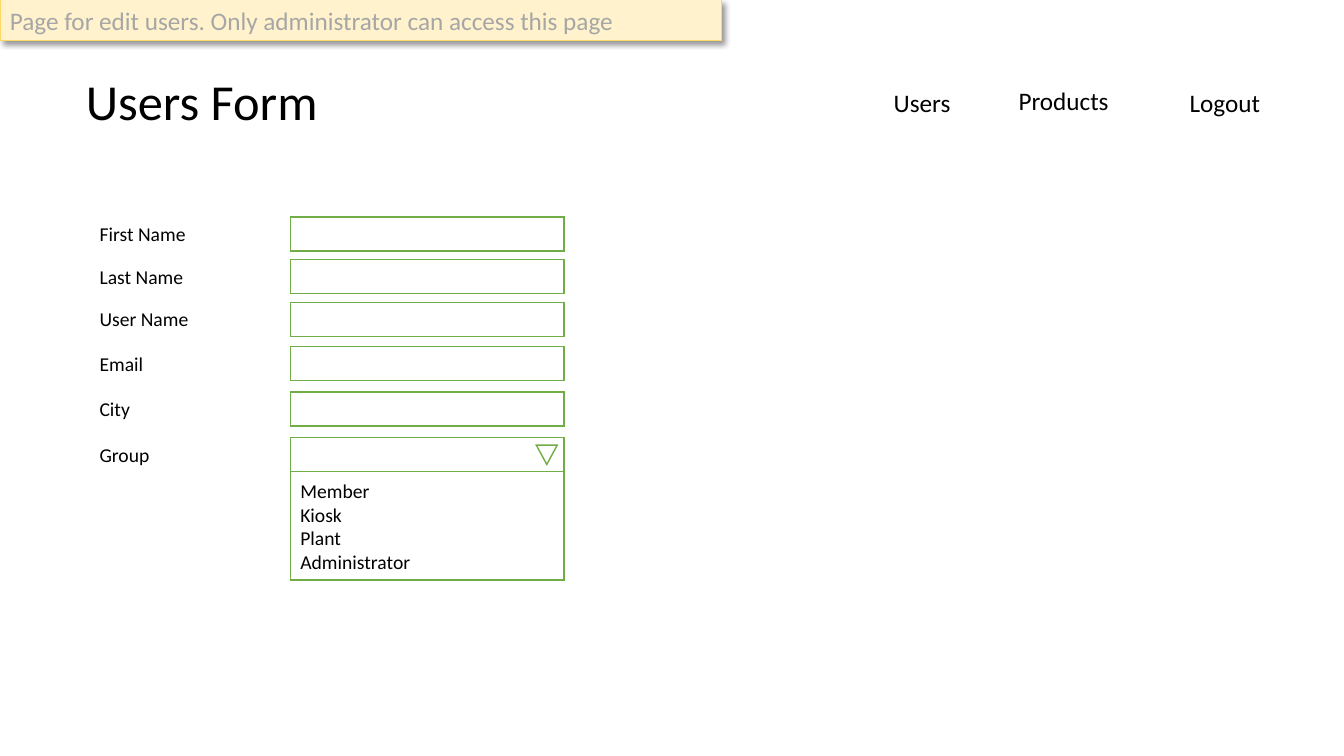
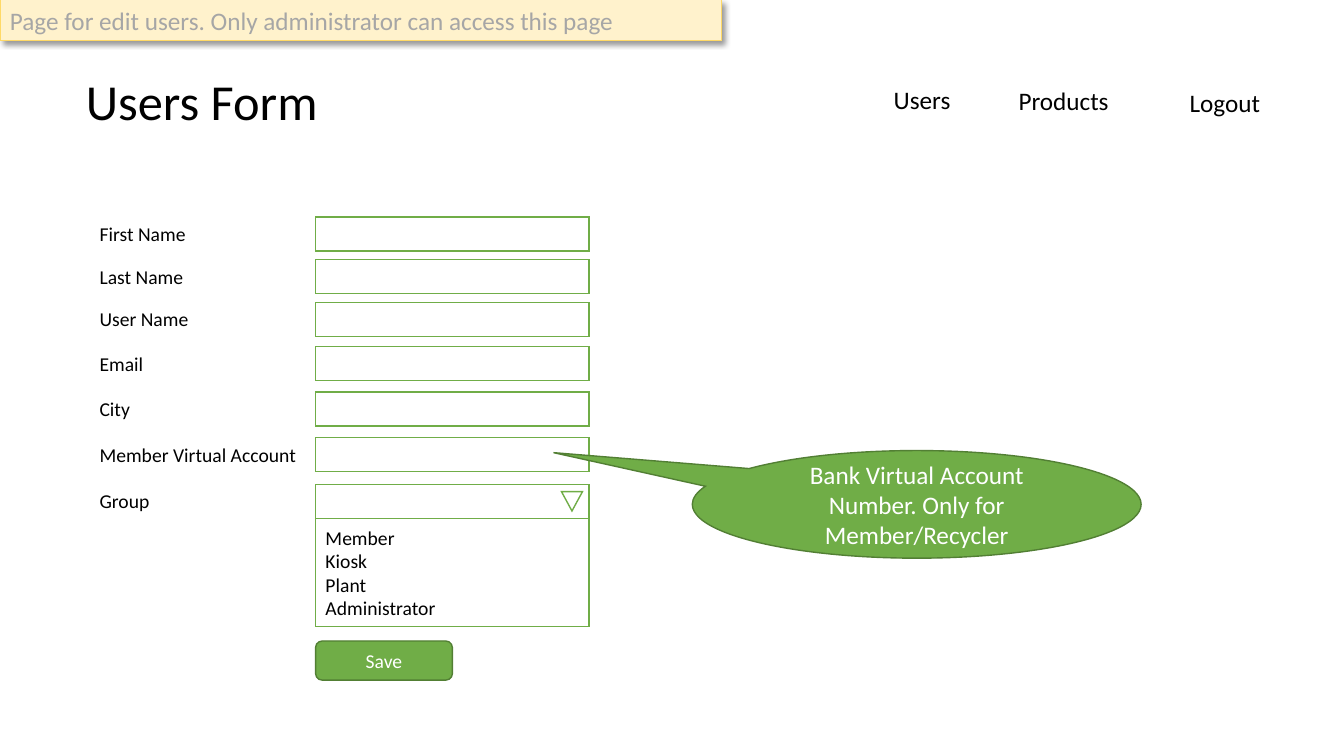
Before and after one commit to firmansubhi/node_tutor, a slide deck: slide 3 of Administrator pages.pptx. Drawn at 1344x756 pixels with LibreOffice and Linux fonts; fonts in the diff are those of the drawing. Boxes give left, top, right and bottom in pixels: in the first picture for what was removed or moved away, otherwise in the second. Text is boxed around its words. In the diff, an @@ line names an element or a change of style, - is before the commit and + after.

```diff
--- a/Administrator pages.pptx
+++ b/Administrator pages.pptx
@@ 5 rectangles: place and size @@
-5 rectangles at <box>290,217,564,426</box>
+5 rectangles at <box>316,217,589,426</box>
@@ text added at <box>100,448,296,462</box>, 14 pt, text #000000 @@
+Member Virtual Account
@@ rectangle added at <box>316,438,589,472</box>, fill #FFFFFF, outline #70AD47 1 pt @@
@@ speech bubble added at <box>693,451,1141,559</box>, fill #70AD47, outline #538035 1 pt, 18 pt, text #FFFFFF @@
+Bank Virtual Account Number. Only for Member/Recycler
@@ text "Group": place and size @@
-text "Group" at <box>100,449,150,465</box>
+text "Group" at <box>100,495,150,511</box>
@@ 2 rectangles, 1 triangle: place and size @@
-2 rectangles, 1 triangle at <box>290,438,564,581</box>
+2 rectangles, 1 triangle at <box>316,484,589,627</box>
@@ rounded rectangle added at <box>316,641,453,681</box>, fill #70AD47, outline #538035 1 pt, 14 pt, text #FFFFFF @@
+Save
```
Also in this commit, not shown: 4 other slides changed, 5 slides added, 2 other files.
